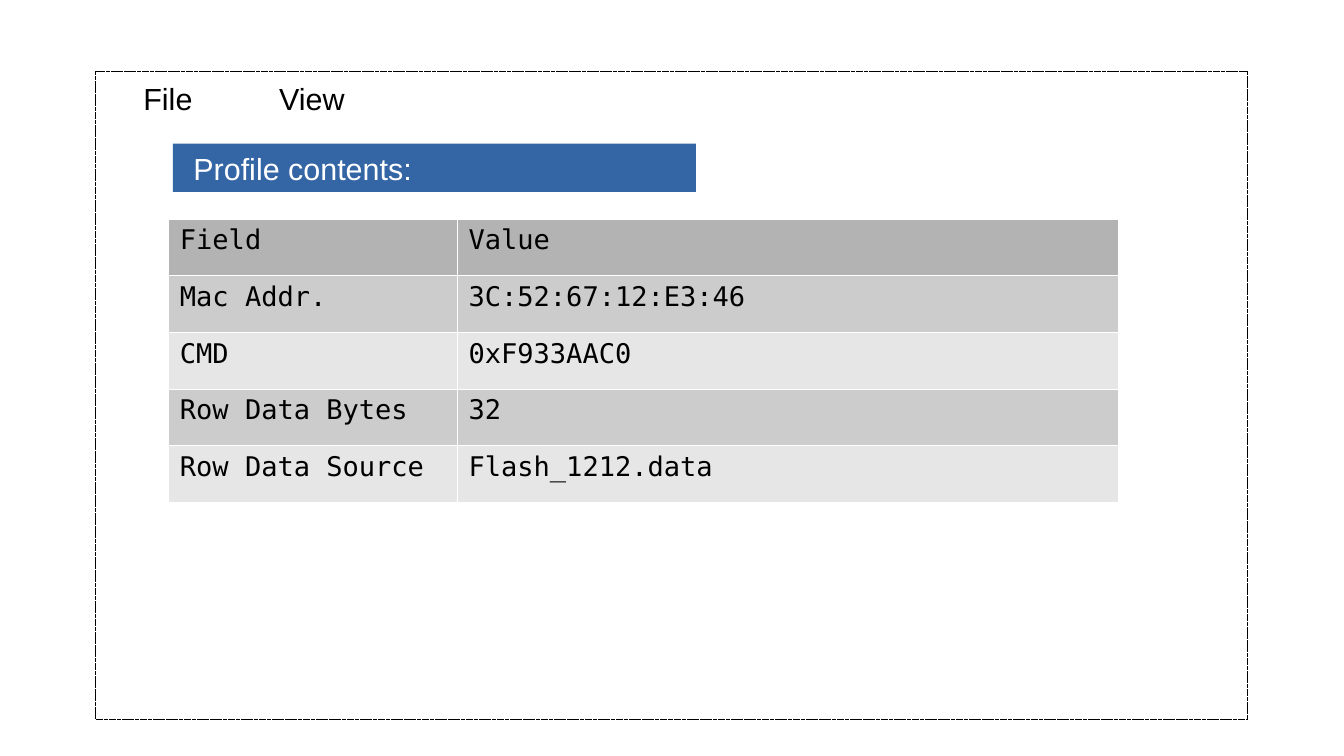
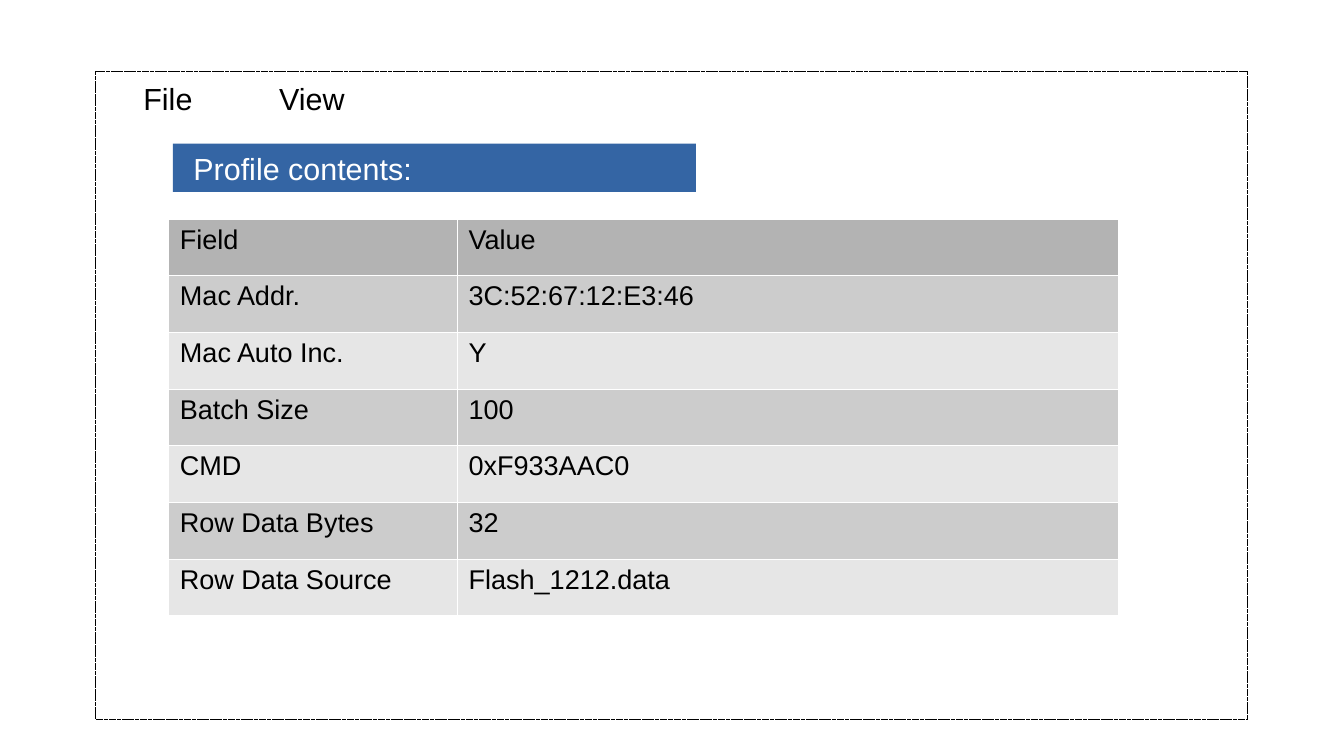
Before and after one commit to tomjpsun/obsidianVaults, a slide deck: slide 3 of DM9051A OTP 燒錄專案/Sketch.odp. Drawn at 1344x756 pixels with LibreOffice and Linux fonts; fonts in the diff are those of the drawing. Boxes give left, top, right and bottom in pixels: in the first picture for what was removed or moved away, otherwise in the second. Text is boxed around its words. In the diff, an @@ line names an element or a change of style, - is before the commit and + after.

```diff
--- a/DM9051A OTP 燒錄專案/Sketch.odp
+++ b/DM9051A OTP 燒錄專案/Sketch.odp
@@ table at [168, 218, 1120, 615] @@
+row 3: Mac Auto Inc. | Y
+row 4: Batch Size | 100
```
Also in this commit, not shown: 1 other file.
